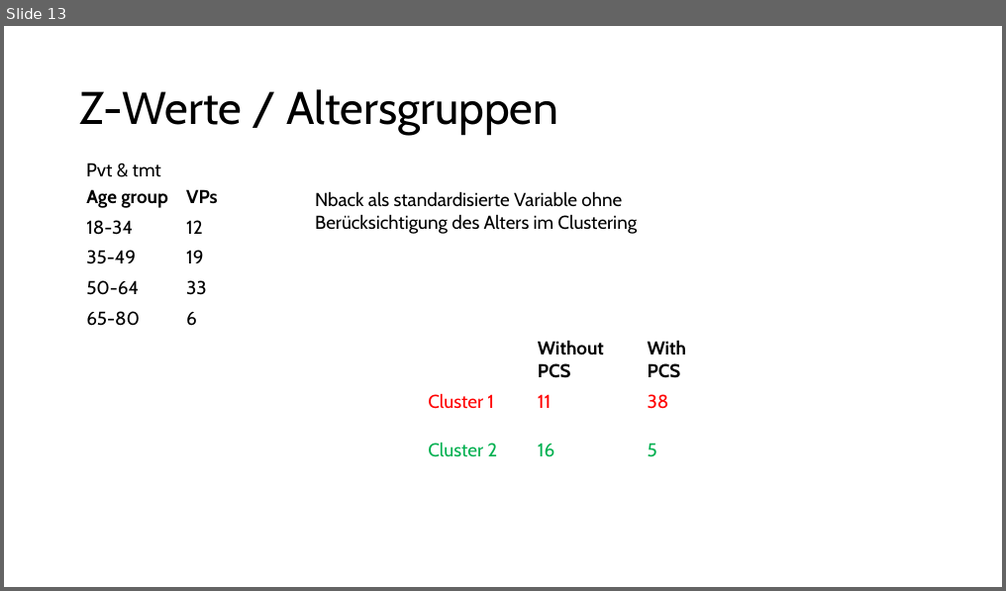
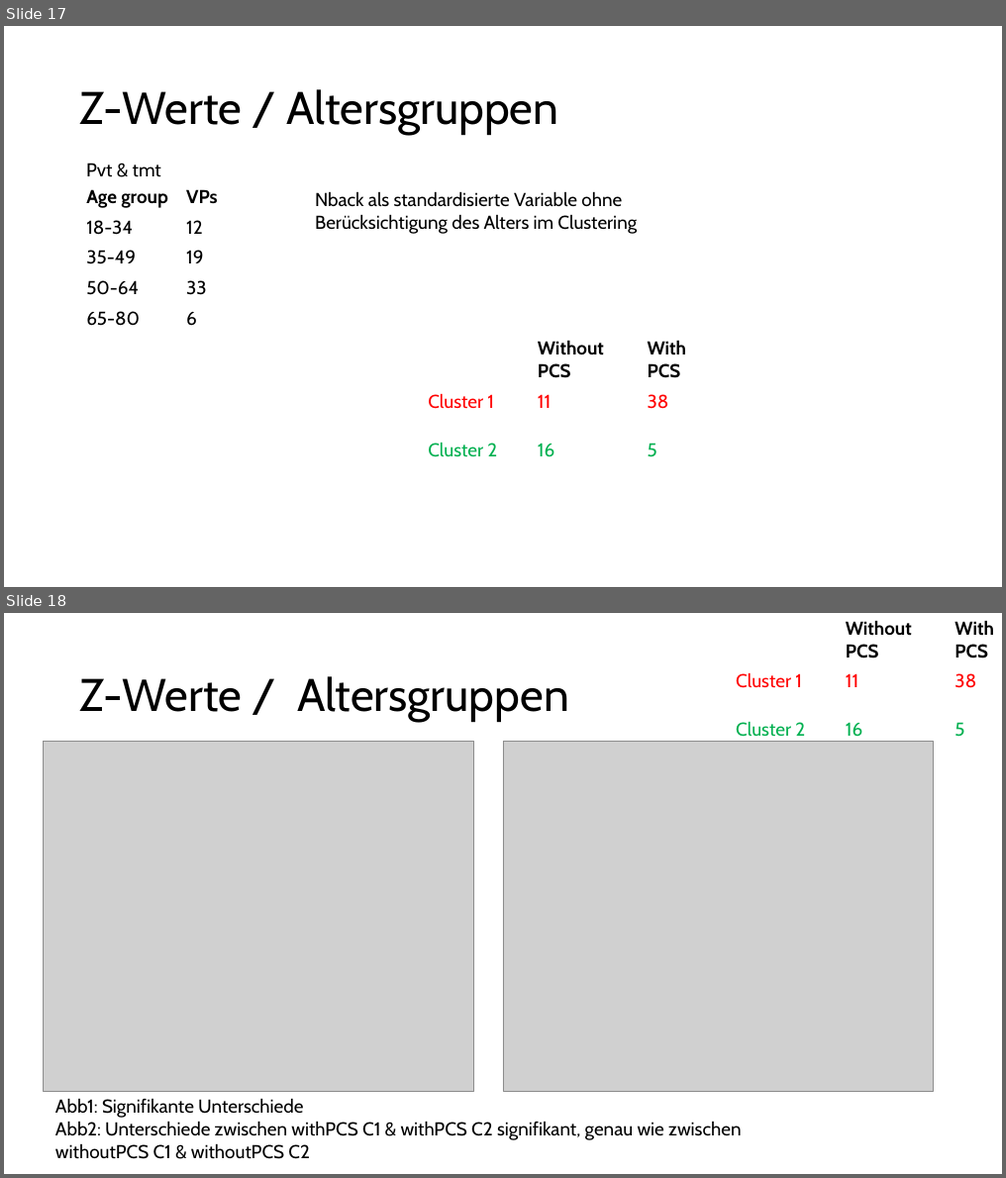
Before and after one commit to JankaMarlene/masters_thesis, a slide deck: presentations/Clustering.pptx. Shown one above the other, each under a label of ours: slide 13 before the commit, slides 17 and 18 after it. The pictures are 1006x591 and 1006x1178 pixels, drawn with LibreOffice and Linux fonts; fonts in the diff are those of the drawing; grey boxes stand for pictures. Boxes give left, top, right and bottom in pixels: in the first picture for what was removed or moved away, otherwise in the second. Text is boxed around its words. In the diff, an @@ line names an element or a change of style, - is before the commit and + after.

```diff
--- a/presentations/Clustering.pptx
+++ b/presentations/Clustering.pptx
@@ slide 18 added at (4, 613, 1002, 1174), background #FFFFFF @@
@@ table added at (729, 613, 1002, 762), 3 rows, 3 columns @@
+ | Without PCS | With PCS
+Cluster 1 | 11 | 38
+Cluster 2 | 16 | 5
@@ title added at (80, 676, 569, 722), 44 pt, text #000000 @@
+Z-Werte / Altersgruppen
@@ picture added at (43, 741, 473, 1091) @@
@@ picture added at (503, 741, 934, 1091) @@
@@ text added at (55, 1098, 741, 1159), 18 pt, text #000000 @@
+Abb1: Signifikante Unterschiede
+Abb2: Unterschiede zwischen withPCS C1 & withPCS C2 signifikant, genau wie zwischen withoutPCS C1 & withoutPCS C2
@@ what was slide 13 is now slide 17 @@
```
Also in this commit, not shown: 1 slide changed, 7 other slides added.
